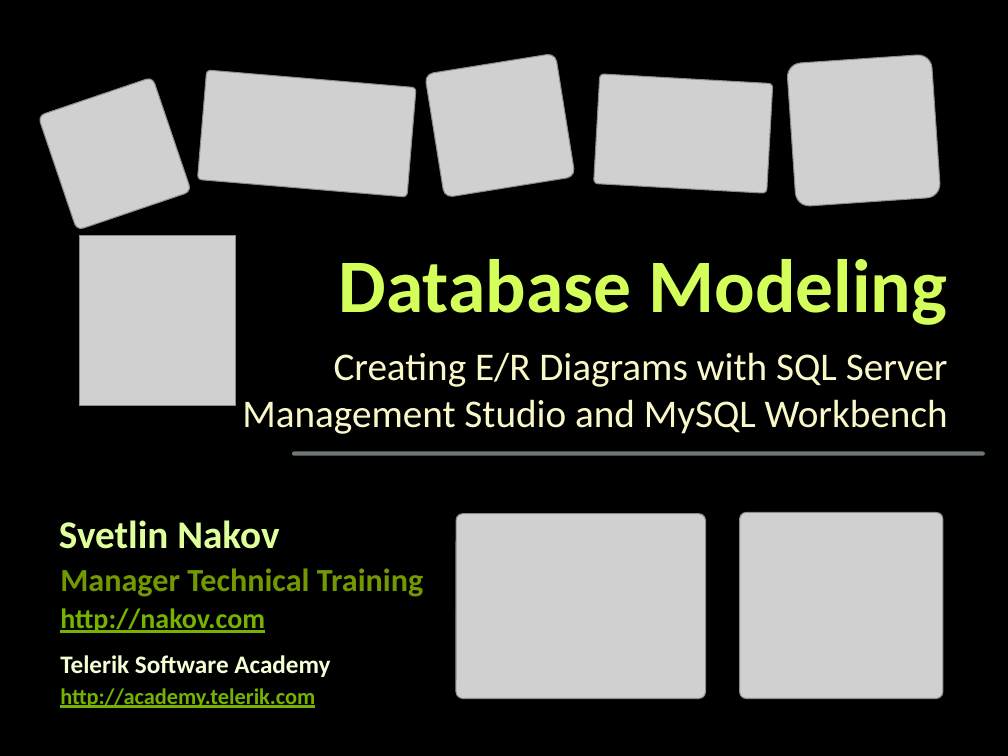
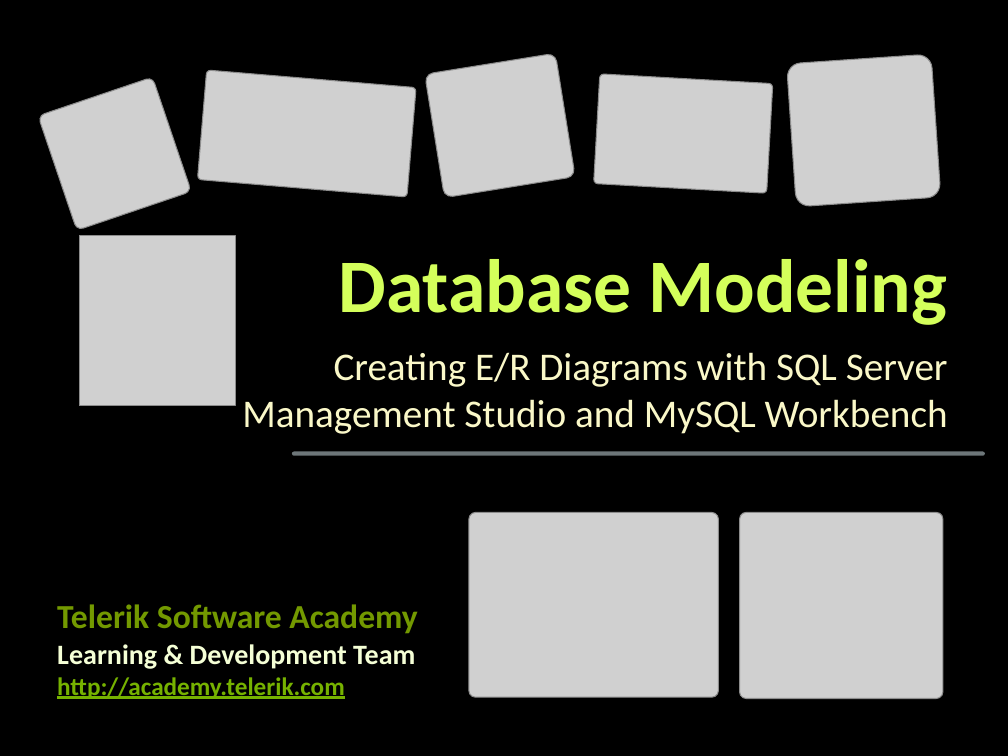
Before and after one commit to martin-nikolov/Telerik-Academy, a slide deck: slide 1 of Databases/03. Database Modeling/Data-Modeling-and-ER-Diagrams.pptx. Drawn at 1008x756 pixels with LibreOffice and Linux fonts; fonts in the diff are those of the drawing; grey boxes stand for pictures; background and template pictures are left out. Boxes give left, top, right and bottom in pixels: in the first picture for what was removed or moved away, otherwise in the second. Text is boxed around its words. In the diff, an @@ line names an element or a change of style, - is before the commit and + after.

Commit message:
DB Presentation -U

```diff
--- a/Databases/03. Database Modeling/Data-Modeling-and-ER-Diagrams.pptx
+++ b/Databases/03. Database Modeling/Data-Modeling-and-ER-Diagrams.pptx
@@ text removed at (59,520,279,549) @@
-Svetlin Nakov
@@ picture: place and size @@
-picture at (456,514,706,699)
+picture at (469,512,719,697)
@@ text removed at (60,568,423,597) @@
-Manager Technical Training
@@ text "Telerik Software Academy": place and size @@
-text "Telerik Software Academy" at (60,655,330,677)
+text "Telerik Software Academy" at (57,604,417,634)
@@ text "Telerik Software Academy" at (57,604,417,634): size 18 to 24 pt, text colour #F5FFD6 to #739900; more space between paragraphs @@
@@ text removed at (60,608,265,633) @@
-http://nakov.com
@@ text added at (57,644,415,669), 20 pt, text #F5FFD6, bold @@
+Learning & Development Team
@@ text "http://academy.telerik.com": place and size @@
-text "http://academy.telerik.com" at (60,688,315,708)
+text "http://academy.telerik.com" at (57,677,345,699)
@@ text "http://academy.telerik.com" at (57,677,345,699): size 16 to 18 pt; more space between paragraphs @@
```
